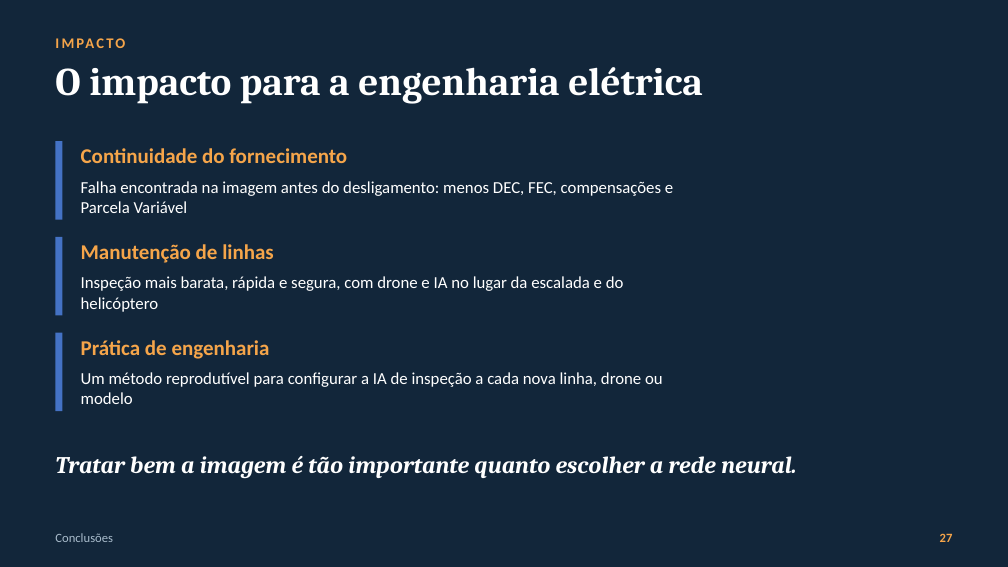
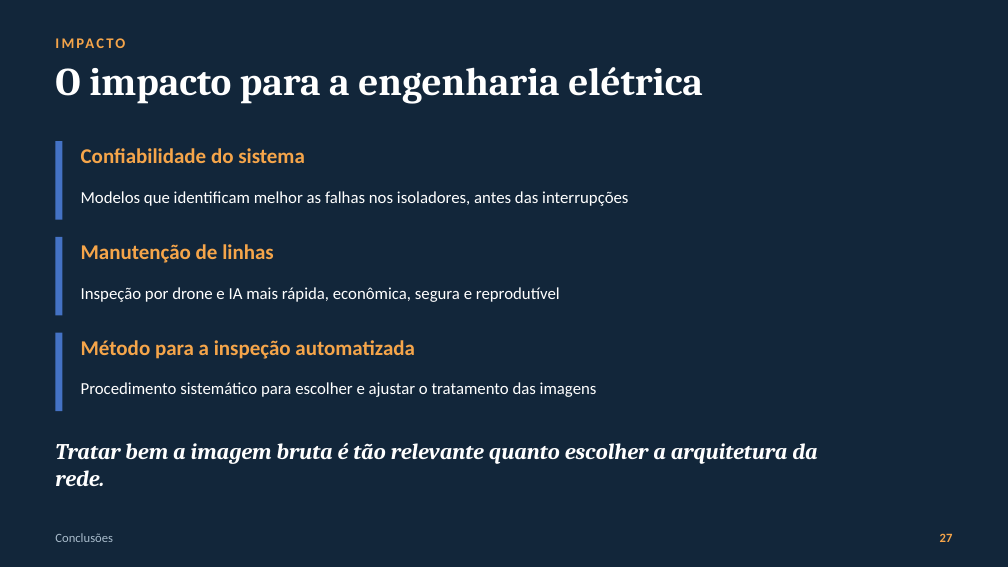
Before and after one commit to luanws/masters-thesis, a slide deck: slide 27 of presentation/defesa.odp. Drawn at 1008x567 pixels with LibreOffice and Linux fonts; fonts in the diff are those of the drawing; background and template pictures are left out. Boxes give left, top, right and bottom in pixels: in the first picture for what was removed or moved away, otherwise in the second. Text is boxed around its words. In the diff, an @@ line names an element or a change of style, - is before the commit and + after.

```diff
--- a/presentation/defesa.odp
+++ b/presentation/defesa.odp
@@ text at bbox=[81, 148, 305, 163]: text changed @@
-Continuidade do fornecimento
+Confiabilidade do sistema
@@ text at bbox=[81, 191, 628, 206]: text changed @@
-Falha encontrada na imagem antes do desligamento: menos DEC, FEC, compensações e Parcela Variável
+Modelos que identificam melhor as falhas nos isoladores, antes das interrupções
@@ text at bbox=[81, 287, 560, 302]: text changed @@
-Inspeção mais barata, rápida e segura, com drone e IA no lugar da escalada e do helicóptero
+Inspeção por drone e IA mais rápida, econômica, segura e reprodutível
@@ text at bbox=[81, 340, 415, 359]: text changed; size 12 to 15 pt; text colour #FFFFFF to #F5A54A; bold on @@
-Um método reprodutível para configurar a IA de inspeção a cada nova linha, drone ou modelo
+Método para a inspeção automatizada
@@ text removed at bbox=[81, 340, 270, 359] @@
-Prática de engenharia
@@ text added at bbox=[81, 382, 597, 397], 12 pt, text #FFFFFF @@
+Procedimento sistemático para escolher e ajustar o tratamento das imagens
@@ text at bbox=[55, 443, 817, 486]: text changed; size 17 to 16 pt @@
-Tratar bem a imagem é tão importante quanto escolher a rede neural.
+Tratar bem a imagem bruta é tão relevante quanto escolher a arquitetura da rede.
```
Also in this commit, not shown: 18 other slides changed, 7 slides added, 14 slides removed, 3 other files.
